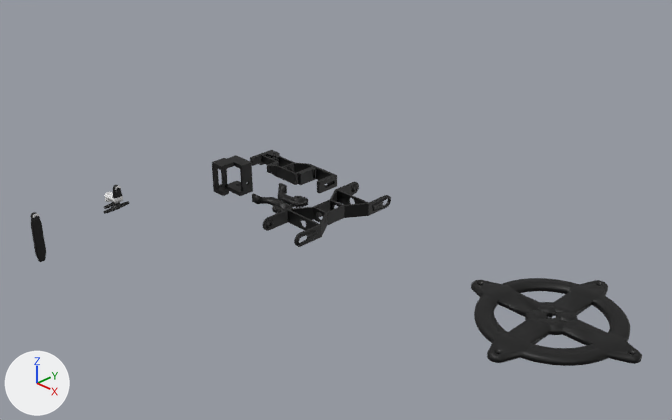
The Blender file new_upper.blend as it was, and as the next commit left it.
Both versions are drawn from a 50 mm camera at (0.761, -0.43, 0.404) aimed at (0.26, 0.062, 0.059). The axes (+X, +Y, +Z) are drawn at lower left. The lights are the same throughout. The first picture is the older version.

The first picture shows '3MF Object', '3MF Object.001', '3MF Object.002', '3MF Object.003', '3MF Object.004', '3MF Object.005', '3MF Object.006', 'servo_steering_0p5M' and 1 more.
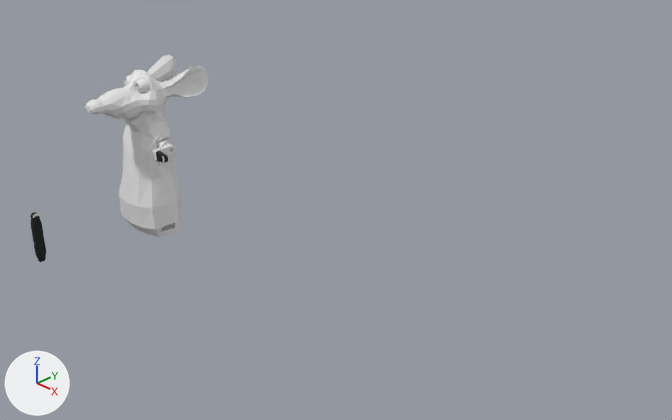
The edits, one by one:
Mesh me_servo_sg90 is new.
It has 1165 vertices, 2326 faces and spans x -5.9..5.9, y -16.2..16.2, z -14.9..14.9.
Mesh me_body is new.
It has 740 vertices, 1339 faces, 3 loose edges and spans x -0.2..16.6, y -20.8..36.7, z -45.5..33.5.
Mesh me_body_001 is new.
It has 64 vertices, 34 faces and spans x 3.0..5.2, y 1.4..17.1, z 27.4..29.6.
Object 'servo_steering_0p5M' (ob_servo_steering_0p5m) moves from (0.0, 0.0, 0.0) to (0.0994, 0.0069, 0.0836).
Object 'servo_steering_0p5M' (ob_servo_steering_0p5m) turns from (0, 0, 0) to (-90, 0.5, -90) degrees about x, y and z.
Object '3MF Object' (ob_3mf_object) is deleted.
Object '3MF Object.001' (ob_3mf_object_001) is deleted.
Object '3MF Object.002' (ob_3mf_object_002) is deleted.
Object '3MF Object.003' (ob_3mf_object_003) is deleted.
Object '3MF Object.004' (ob_3mf_object_004) is deleted.
Object '3MF Object.005' (ob_3mf_object_005) is deleted.
Object '3MF Object.006' (ob_3mf_object_006) is deleted.
Object 'Servo-SG90' (ob_servo_sg90) is new; it shows me_servo_sg90.
Its location is (0.0873, 0.0069, 0.0786).
Its rotation in degrees is (-90, 180, -90).
Its scale is (0.001, 0.001, 0.001).
Object 'body' (ob_body) is new; it shows me_body.
Its location is (0.07, -0.0103, 0.0852).
Its scale is (0.00192, 0.00192, 0.00192).
It gains a MIRROR modifier named 'Mirror'.
Modifier setting: use_bisect_axis = (True, False, False).
Modifier setting: merge_threshold = 0.399.
It gains a BOOLEAN modifier named 'Boolean'.
Modifier setting: object = ob_body_001.
Object 'body.001' (ob_body_001) is new; it shows me_body_001.
Its location is (0.0698, -0.013, 0.0757).
Its scale is (0.00226, 0.00226, 0.00226).
It gains a MIRROR modifier named 'Mirror'.
Modifier setting: use_bisect_axis = (True, False, False).
Modifier setting: merge_threshold = 0.399.
It is now shown.

Location of each change, (x1, y1, x2, y2) in pixels of the pictures (672 x 420 px):
'3MF Object.003', deleted (black)
    before: (471, 278, 642, 366)
'body', added
    after: (85, 55, 208, 237)
'3MF Object', deleted (black)
    before: (262, 182, 391, 247)
'3MF Object.005', deleted (black)
    before: (250, 150, 337, 193)
'3MF Object.004', deleted (black)
    before: (212, 155, 253, 196)
'servo_steering_0p5M', moved, turned
    before: (105, 185, 123, 203)
    after: (153, 143, 175, 163)
'3MF Object.001', deleted
    before: (278, 183, 308, 208)
'3MF Object.002', deleted
    before: (252, 193, 293, 213)
'Servo-SG90', added (mostly hidden)
    after: (157, 138, 172, 165)
'3MF Object.006', deleted
    before: (104, 201, 129, 214)
